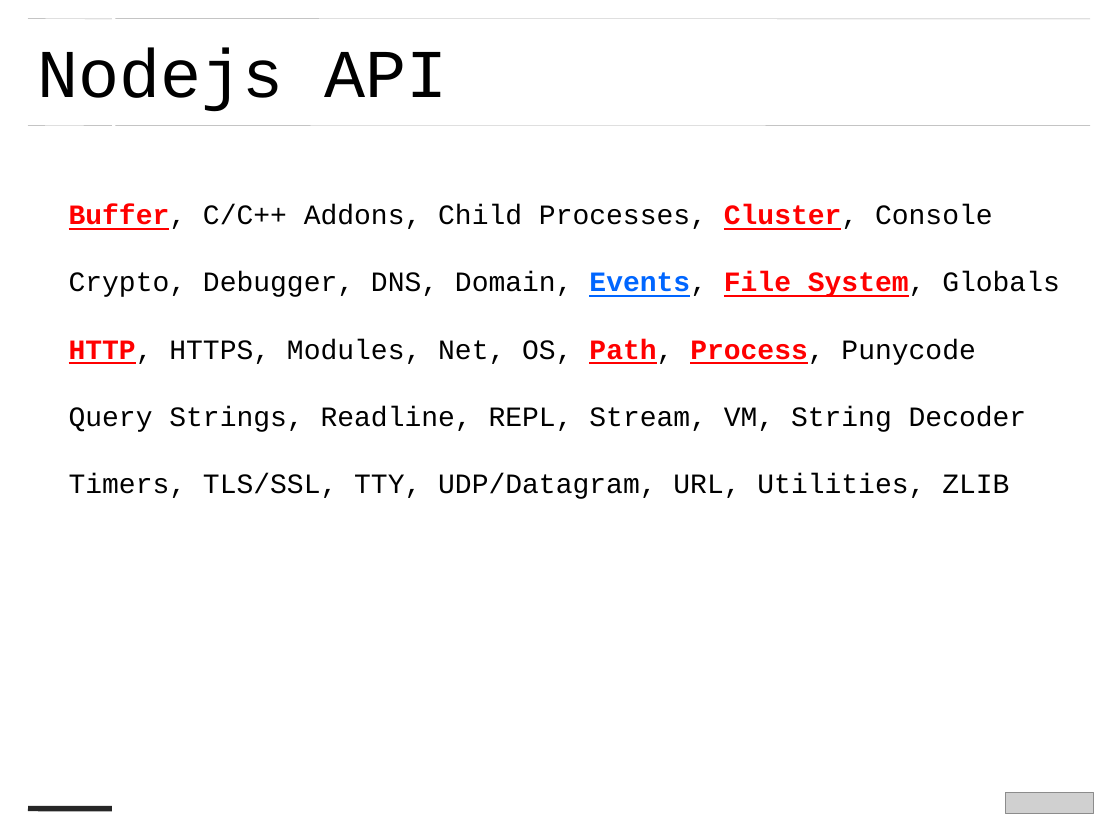
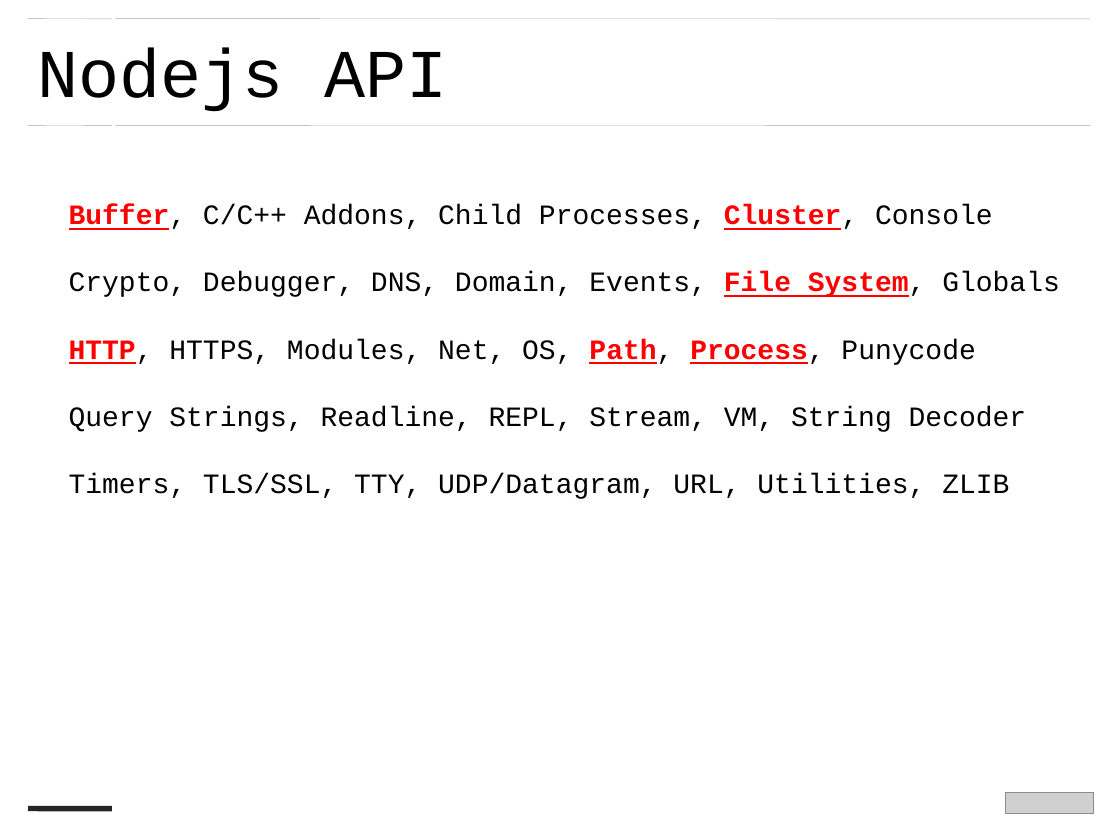
Before and after one commit to zjdgx/Study, a slide deck: slide 7 of PPT/nodejs --蒋刚.ppt. Drawn at 1120x840 pixels with LibreOffice and Linux fonts; fonts in the diff are those of the drawing; grey boxes stand for pictures. Boxes give left, top, right and bottom in pixels: in the first picture for what was removed or moved away, otherwise in the second. Text is boxed around its words. In the diff, an @@ line names an element or a change of style, - is before the commit and + after.

```diff
--- a/PPT/nodejs --蒋刚.ppt
+++ b/PPT/nodejs --蒋刚.ppt
@@ text at (69, 272, 1060, 297): text colour #0066FF to #000000, bold off, underline off in "Events," @@
```
Also in this commit, not shown: 4 other slides changed, 1 slide removed, 5 other files.
